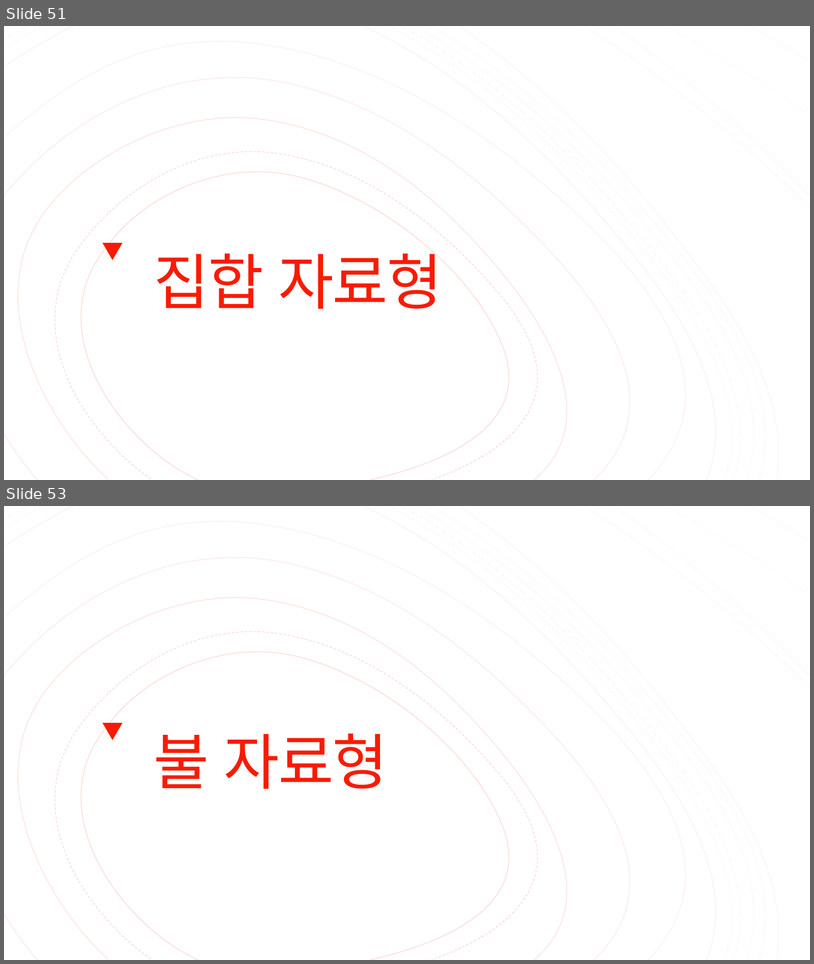
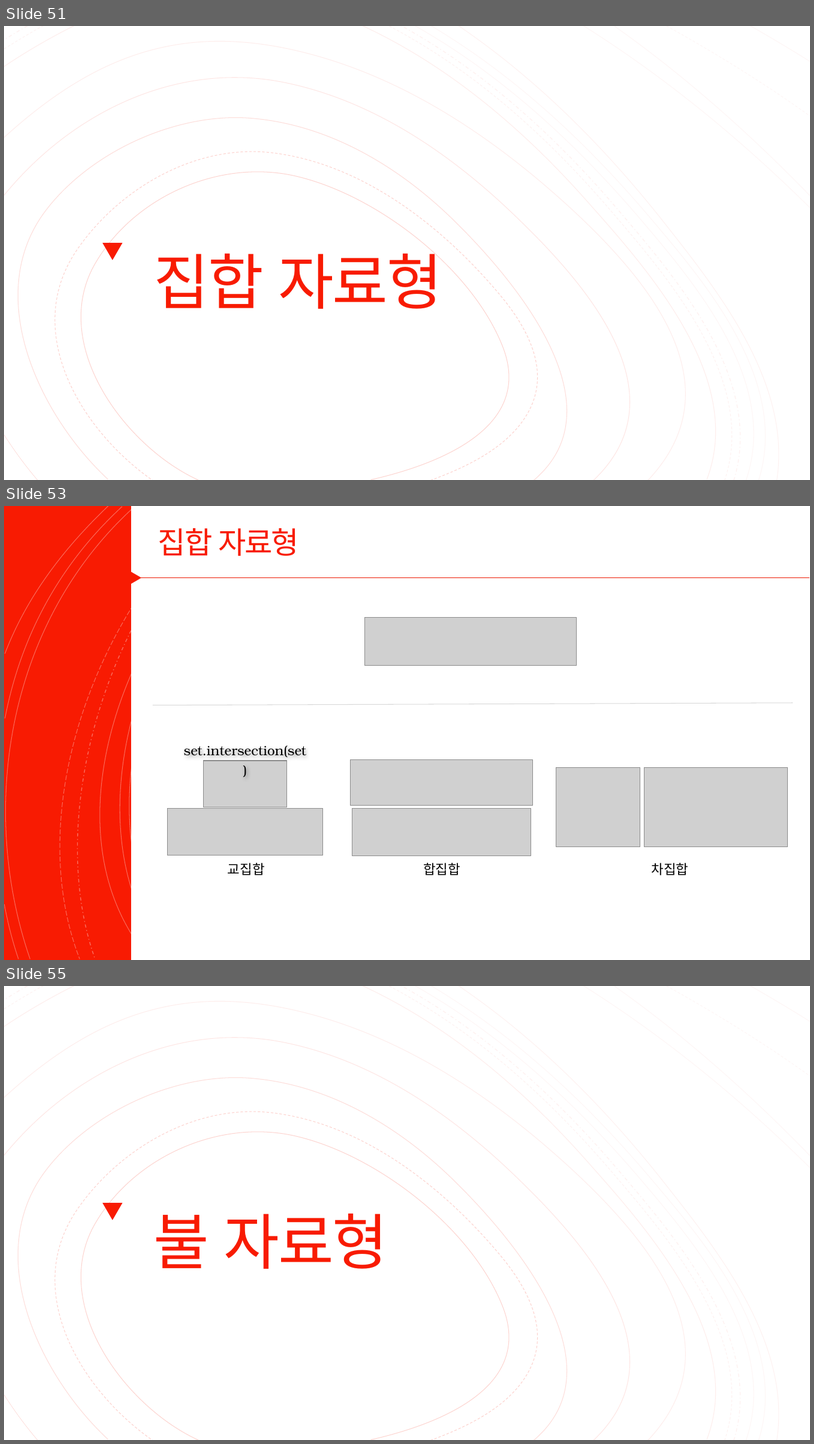
Before and after one commit to Valentine117/python_basic_class, a slide deck: 02장 자료형과 자료구조.pptx. Shown one above the other, each under a label of ours: slides 51 and 53 before the commit, slides 51, 53 and 55 after it; the slides between them are not shown. The pictures are 814x964 and 814x1444 pixels, drawn with LibreOffice and Linux fonts; fonts in the diff are those of the drawing; grey boxes stand for pictures. Boxes give left, top, right and bottom in pixels: in the first picture for what was removed or moved away, otherwise in the second. Text is boxed around its words. In the diff, an @@ line names an element or a change of style, - is before the commit and + after.

```diff
--- a/02장 자료형과 자료구조.pptx
+++ b/02장 자료형과 자료구조.pptx
@@ slide 53 added at (4,506,810,960), background #FFFFFF @@
@@ rectangle added at (4,506,810,960), fill #F81B02 @@
@@ group added at (4,506,809,960): 16 freeform shapes @@
@@ group added at (4,506,809,960): 16 freeform shapes @@
@@ rectangle added at (131,506,810,960), fill #FFFFFF @@
@@ title added at (158,528,299,556), 36 pt, text #F81B02 @@
+집합 자료형
@@ triangle added at (125,567,141,588), fill #F81B02 @@
@@ line added from (141, 577) to (810, 577), #ED1A02 0.75 pt @@
@@ picture added at (365,618,577,665) @@
@@ line added from (153, 705) to (794, 703), #000000 0.75 pt @@
@@ text added at (184,745,306,757), 16 pt, text #000000 @@
+set.intersection(set)
@@ picture added at (204,760,287,807) @@
@@ picture added at (351,759,533,805) @@
@@ picture added at (557,768,641,846) @@
@@ picture added at (645,768,788,847) @@
@@ picture added at (168,808,323,855) @@
@@ picture added at (353,808,531,856) @@
@@ text added at (228,862,265,875), 16 pt, text #000000 @@
+교집합
@@ text added at (423,862,461,875), 16 pt, text #000000 @@
+합집합
@@ text added at (652,862,689,875), 16 pt, text #000000 @@
+차집합
@@ what was slide 53 is now slide 55 @@
```
Also in this commit, not shown: 1 slide changed, 1 other slide added.
